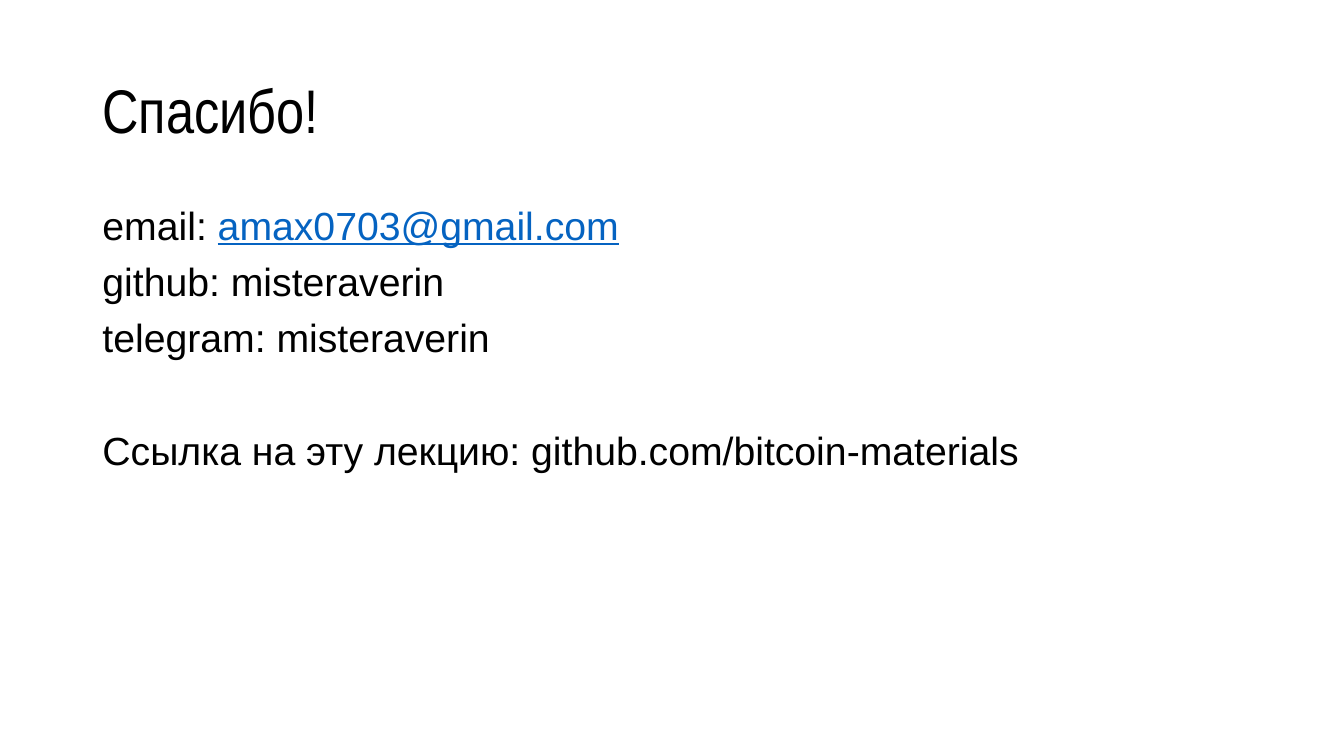
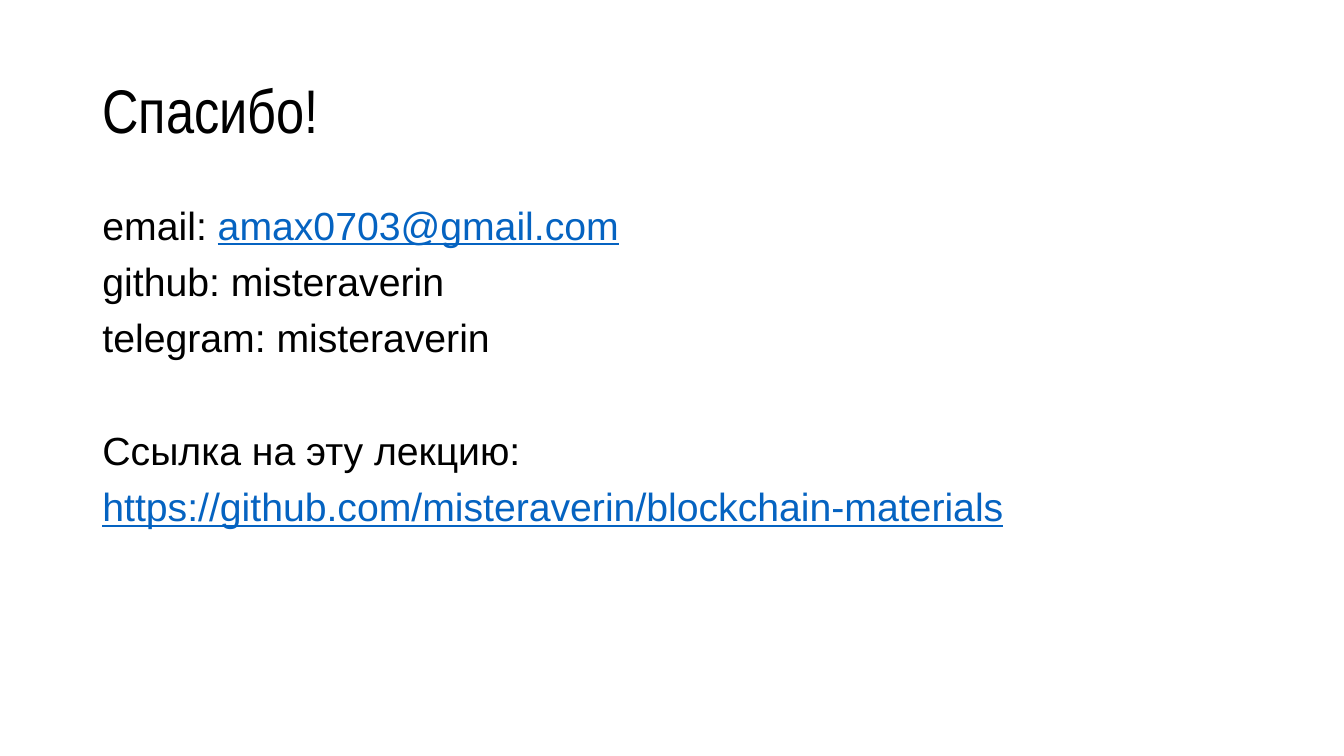
Before and after one commit to misteraverin/blockchain-materials, a slide deck: slide 61 of bittalk_max.pptx (slide 43 before the commit). Drawn at 1344x756 pixels with LibreOffice and Linux fonts; fonts in the diff are those of the drawing. Boxes give left, top, right and bottom in pixels: in the first picture for what was removed or moved away, otherwise in the second. Text is boxed around its words. In the diff, an @@ line names an element or a change of style, - is before the commit and + after.

```diff
--- a/bittalk_max.pptx
+++ b/bittalk_max.pptx
@@ text at box(102, 437, 1003, 529): text changed; text colour #000000 to #0563C1 @@
-Ссылка на эту лекцию: github.com/bitcoin-materials
+Ссылка на эту лекцию:
+https://github.com/misteraverin/blockchain-materials
```
Also in this commit, not shown: 14 other slides changed, 19 slides added, 1 slide removed, 1 other file.
